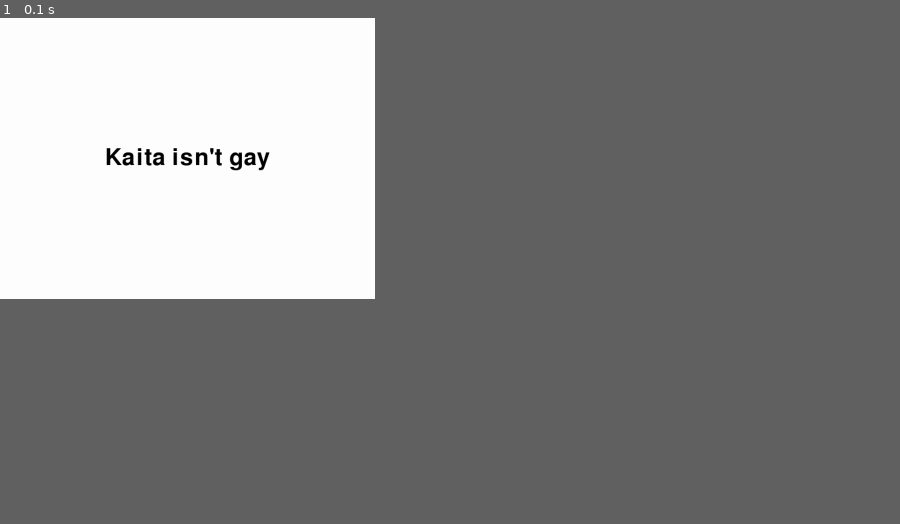
Above: before the commit, frame 1.
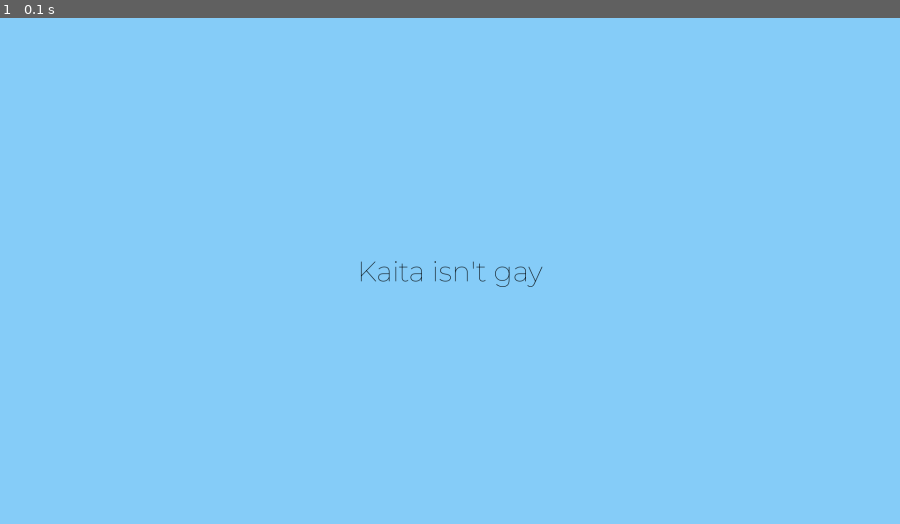
Above: after the commit, the same moment.

Repository: Hossshimi/DGE-pygame
Game: pygame game, started from balancescale/start.py
Two runs of this game, one before a commit and one after it. Both use one fixed random seed, a clock stepped at 60 frames per second and the inputs below.
Inputs:
- Up to frame 1 (0.1 s): no input
In our replay, the window is 375x281 before the commit and 900x506 after it. These sizes can differ from the game's own. Grey fills any space a smaller window leaves; there, only what the larger window draws over its background counts as a difference.

The runs differ from the first frame. In frame 1, 23% of the frame differs, in the area x 0-61%, y 0-56%.

Commit message:
Testing PyGame Functions

Diff:
--- a/balancescale/start.py
+++ b/balancescale/start.py
@@ -4,15 +4,29 @@
 # Initialize Pygame
 pygame.init()
 
-# Set up the display
-width, height = 800, 600
+# Set up the display and window's title
+width, height = 1920, 1080
 screen = pygame.display.set_mode((width, height))
 pygame.display.set_caption('Balance Scale')
 
+# Set up the logo
+icon = pygame.image.load('balancescale/assets/logo.png')
+pygame.display.set_icon(icon)
+
+# Set up the background
+background = pygame.image.load('balancescale/assets/testbackground.jpg')
+background = pygame.transform.scale(background, (width, height))
+screen.blit(background, (0, 0))
+pygame.display.update()
+
 # Set up font and text
-font = pygame.font.Font(None, 74)
+font = pygame.font.Font("balancescale/assets/fonts/Montserrat-VariableFont_wght.ttf", 60)
 text = font.render("Kaita isn't gay", True, (0, 0, 0))
 text_rect = text.get_rect(center=(width // 2, height // 2))
+
+#Load Background Music
+pygame.mixer.music.load('balancescale/assets/music/06052021_1_loading_screen_fresh_air_saturation.mp3')
+pygame.mixer.music.play(-1)
 
 # Main game loop
 running = True
@@ -21,8 +35,8 @@
         if event.type == pygame.QUIT:
             running = False
 
-    # Fill the screen with a color (RGB)
-    screen.fill((255, 255, 255))
+    # Draw the background
+    screen.blit(background, (0, 0))
 
     # Draw the text on the screen
     screen.blit(text, text_rect)
@@ -30,21 +44,6 @@
     # Update the display
     pygame.display.flip()
 
-# Main game loop
-running = True
-while running:
-    for event in pygame.event.get():
-        if event.type == pygame.QUIT:
-            running = False
-
-    # Fill the screen with a color (RGB)
-    screen.fill((255, 255, 255))
-
-    # Update the display
-    pygame.display.flip()
-
 # Quit Pygame
 pygame.quit()
 sys.exit()
-
-#Kaita is gay
Binary file added: balancescale/assets/fonts/Montserrat-VariableFont_wght.ttf
Binary file added: balancescale/assets/logo.png
Binary file added: balancescale/assets/testbackground.jpg
Not shown, added: balancescale/assets/music/06052021_1_loading_screen_fresh_air_saturation.mp3
